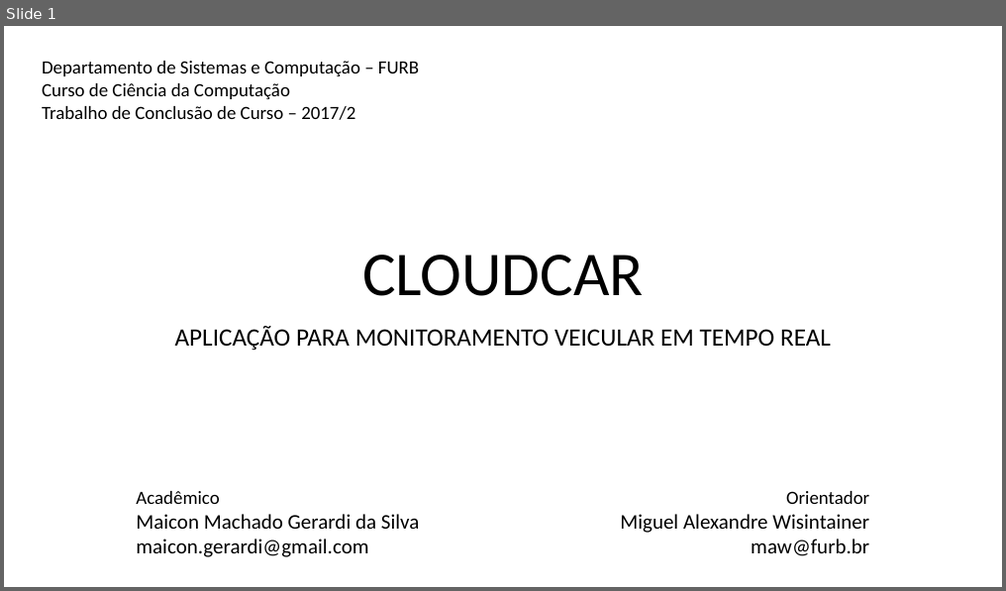
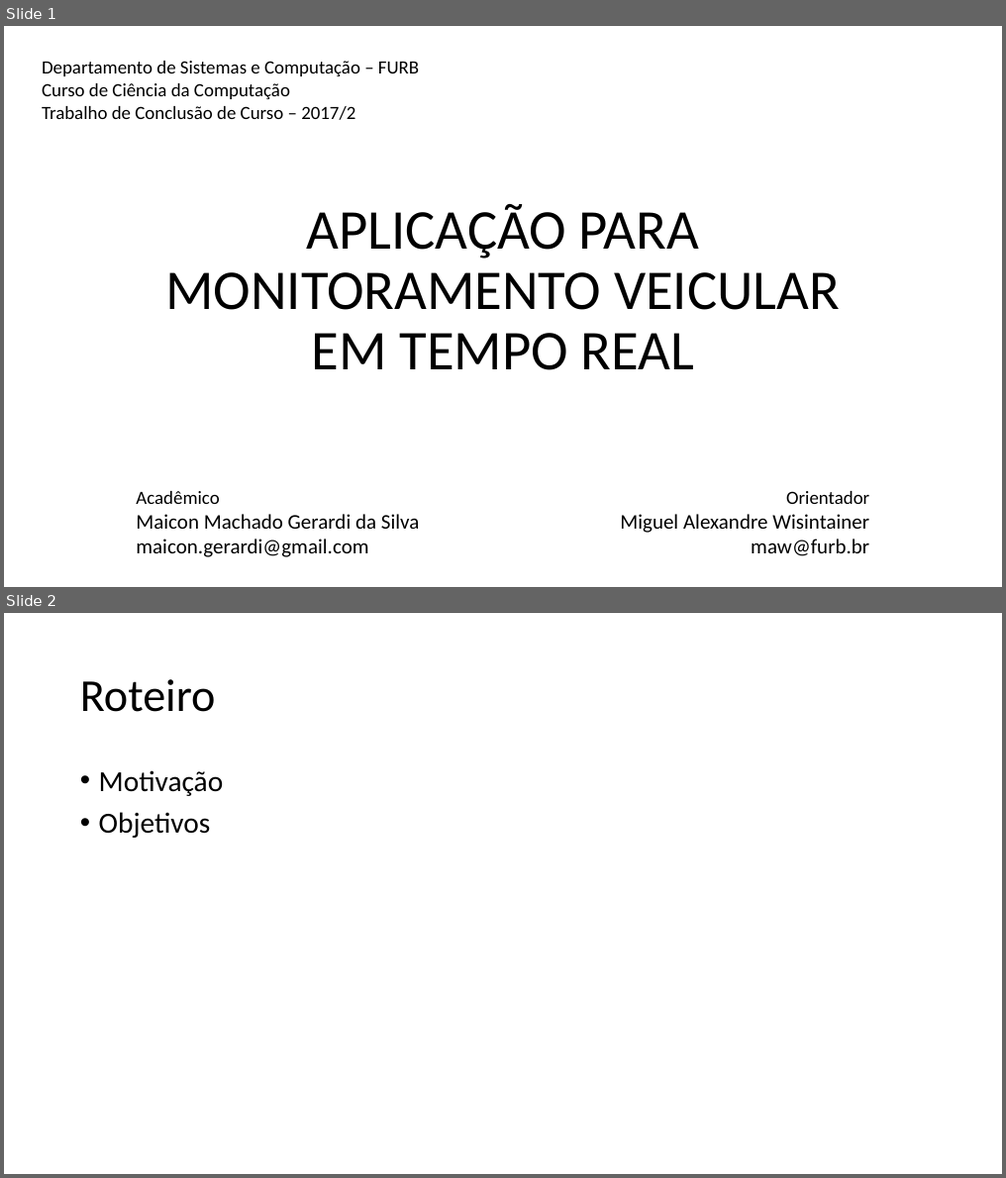
Before and after one commit to maiconn/tcc, a slide deck: apresentação/ApresentacaoTCC-cloudcar.pptx. Shown one above the other, each under a label of ours: slide 1 before the commit, slides 1 and 2 after it. The pictures are 1006x591 and 1006x1178 pixels, drawn with LibreOffice and Linux fonts; fonts in the diff are those of the drawing. Boxes give left, top, right and bottom in pixels: in the first picture for what was removed or moved away, otherwise in the second. Text is boxed around its words. In the diff, an @@ line names an element or a change of style, - is before the commit and + after.

```diff
--- a/apresentação/ApresentacaoTCC-cloudcar.pptx
+++ b/apresentação/ApresentacaoTCC-cloudcar.pptx
@@ slide 2 added at box(4, 613, 1002, 1174), background #FFFFFF @@
@@ title added at box(80, 679, 216, 712), 44 pt, text #000000 @@
+Roteiro
@@ text added at box(99, 770, 224, 838), 28 pt, text #000000 @@
+• Motivação
+• Objetivos
@@ slide 1 changed as well @@
@@ title "APLICAÇÃO PARA MONITORAMENTO VEICULAR EM ...": place and size @@
-title "APLICAÇÃO PARA MONITORAMENTO VEICULAR EM ..." at box(175, 326, 831, 351)
+title "APLICAÇÃO PARA MONITORAMENTO VEICULAR EM ..." at box(165, 204, 840, 371)
@@ title "APLICAÇÃO PARA MONITORAMENTO VEICULAR EM ..." at box(165, 204, 840, 371): size 24 to 54 pt; less space between paragraphs; vertical alignment top to bottom @@
@@ title removed at box(362, 255, 644, 296) @@
-CLOUDCAR
```
Also in this commit, not shown: 2 other slides added, 2 slides removed, 1 other file.
